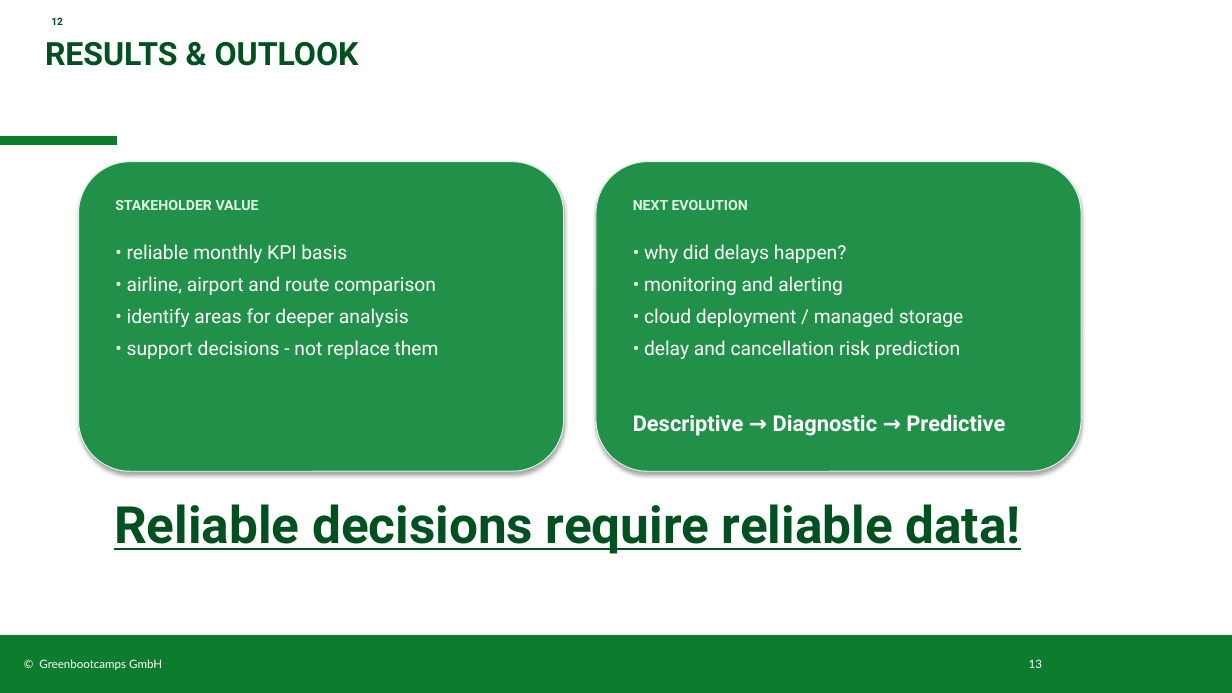
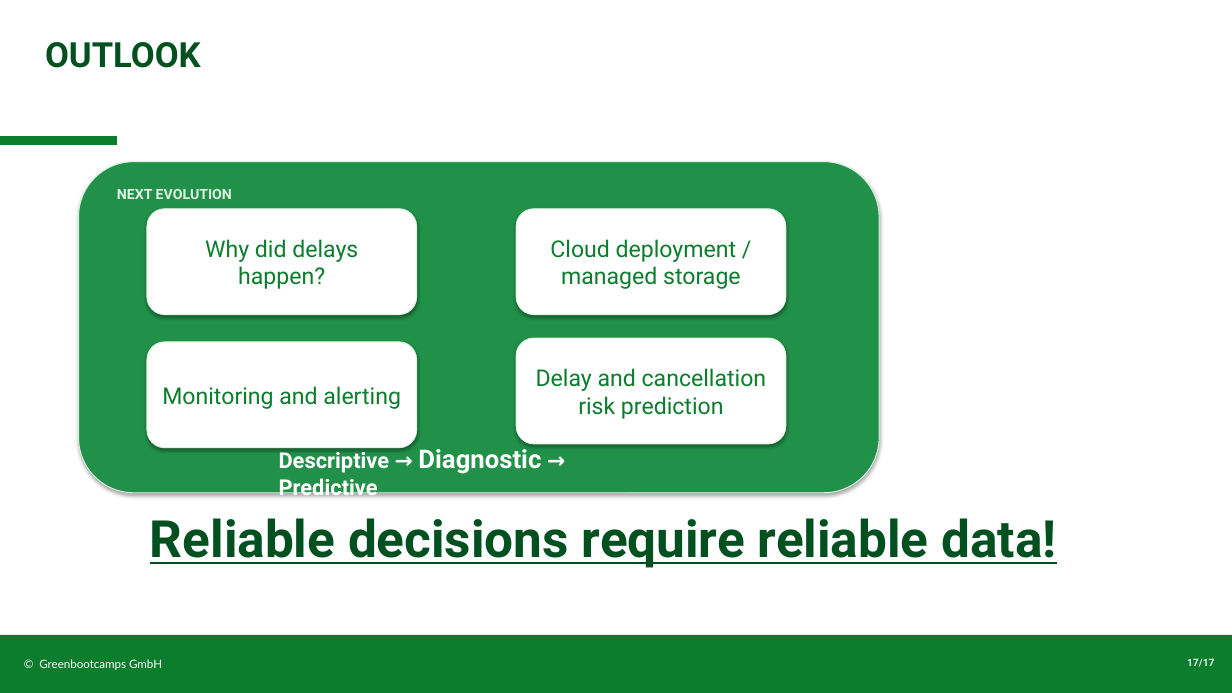
Before and after one commit to Peter-SQL/airline-operations-pipeline, a slide deck: slide 17 of docs/Airline_Reliability_PB.pptx (slide 13 before the commit). Drawn at 1232x693 pixels with LibreOffice and Linux fonts; fonts in the diff are those of the drawing; background and template pictures are left out. Boxes give left, top, right and bottom in pixels: in the first picture for what was removed or moved away, otherwise in the second. Text is boxed around its words. In the diff, an @@ line names an element or a change of style, - is before the commit and + after.

```diff
--- a/docs/Airline_Reliability_PB.pptx
+++ b/docs/Airline_Reliability_PB.pptx
@@ text removed at <box>51,17,63,25</box> @@
-12
@@ title at <box>45,42,201,68</box>: text changed; size 25 to 27 pt @@
-RESULTS & OUTLOOK
+OUTLOOK
@@ rounded rectangle: place and size @@
-rounded rectangle at <box>79,162,564,471</box>
+rounded rectangle at <box>79,162,879,493</box>
@@ rounded rectangle removed at <box>596,162,1081,471</box> @@
@@ text "NEXT EVOLUTION": place and size @@
-text "NEXT EVOLUTION" at <box>633,200,748,210</box>
+text "NEXT EVOLUTION" at <box>117,189,232,199</box>
@@ text removed at <box>115,200,259,210</box> @@
-STAKEHOLDER VALUE
@@ rounded rectangle added at <box>147,209,417,315</box>, fill #FFFFFF, outline #DFF5E4 0.75 pt, 18 pt, text #0C7D2C @@
+Why did delays happen?
@@ rounded rectangle added at <box>517,209,787,315</box>, fill #FFFFFF, outline #DFF5E4 0.75 pt, 18 pt, text #0C7D2C @@
+Cloud deployment / managed storage
@@ text removed at <box>127,244,439,359</box> @@
-• reliable monthly KPI basis
-• airline, airport and route comparison
-• identify areas for deeper analysis
-• support decisions - not replace them
@@ text removed at <box>644,244,964,359</box> @@
-• why did delays happen?
-• monitoring and alerting
-• cloud deployment / managed storage
-• delay and cancellation risk prediction
@@ rounded rectangle added at <box>147,342,417,448</box>, fill #FFFFFF, outline #DFF5E4 0.75 pt, 18 pt, text #0C7D2C @@
+Monitoring and alerting
@@ rounded rectangle added at <box>517,338,787,445</box>, fill #FFFFFF, outline #DFF5E4 0.75 pt, 18 pt, text #0C7D2C @@
+Delay and cancellation risk prediction
@@ text "Descriptive → Diagnostic → Predictive": place and size @@
-text "Descriptive → Diagnostic → Predictive" at <box>633,414,1005,436</box>
+text "Descriptive → Diagnostic → Predictive" at <box>279,444,541,501</box>
@@ text "Descriptive → Diagnostic → Predictive" at <box>279,444,541,501</box>: size 17 to 20 pt in "Diagnostic"; vertical alignment top to middle @@
@@ text "Reliable decisions require reliable data!": place and size @@
-text "Reliable decisions require reliable data!" at <box>114,504,1021,554</box>
+text "Reliable decisions require reliable data!" at <box>150,518,1056,568</box>
@@ text at <box>39,659,162,670</box>: text changed @@
-© Greenbootcamps GmbH 13
+© Greenbootcamps GmbH
@@ page number added at <box>1187,658,1214,667</box>, 8 pt, text #DFF5E4, bold @@
+17/17
```
Also in this commit, not shown: 11 other slides changed, 5 slides added, 1 slide removed, 3 other files.
